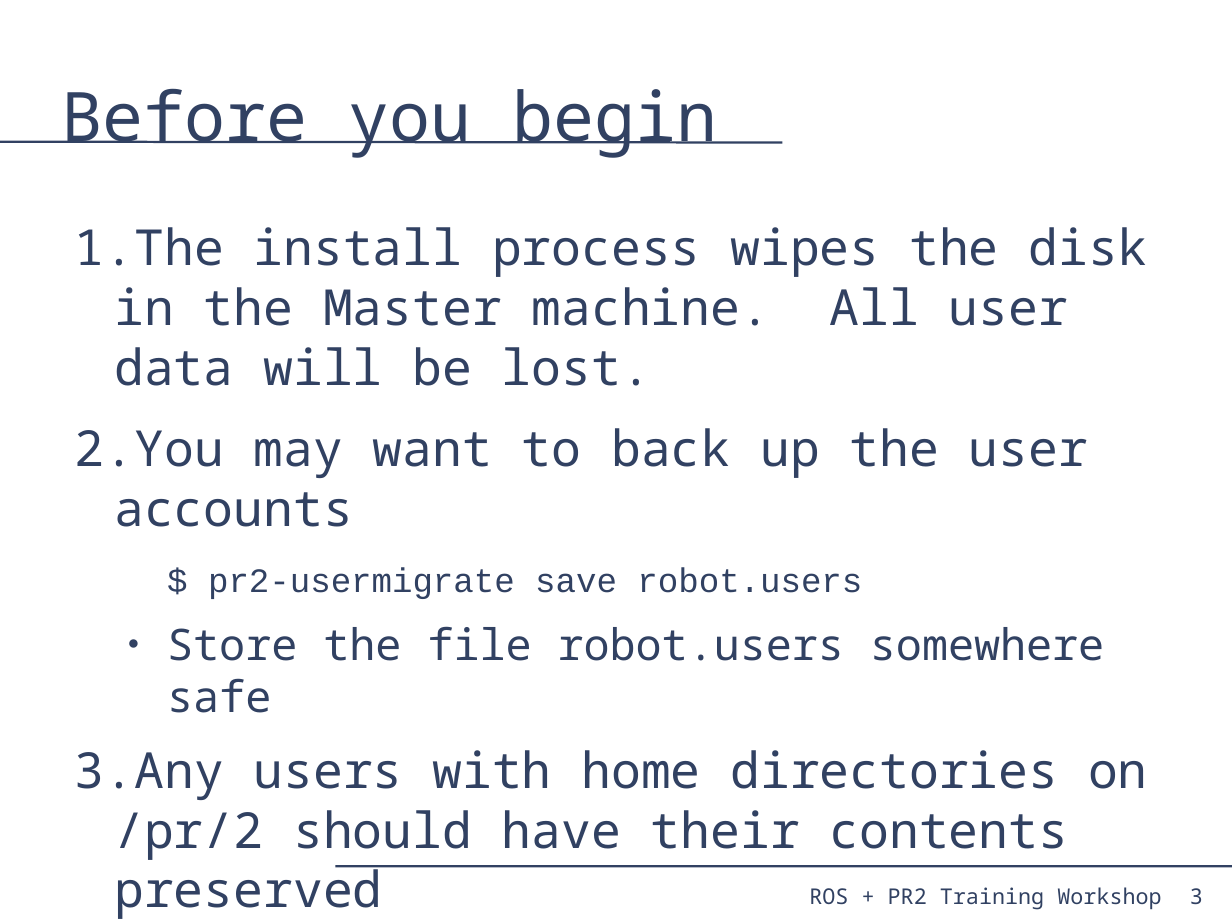
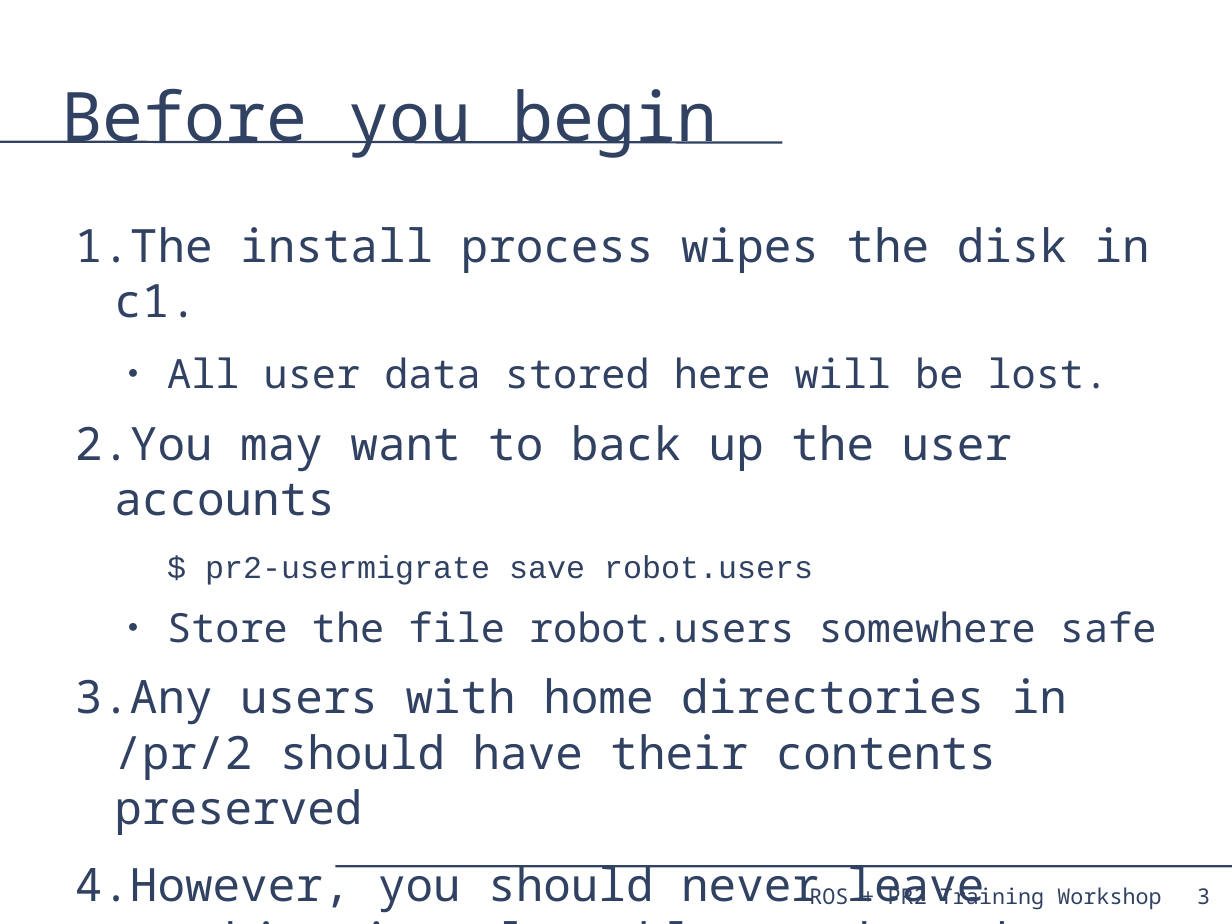
Before and after one commit to PR2/pr2_docs, a slide deck: slide 3 of pr2_training_workshop/reinstalling_pr2/reinstall.odp. Drawn at 1232x924 pixels with LibreOffice and Linux fonts; fonts in the diff are those of the drawing. Boxes give left, top, right and bottom in pixels: in the first picture for what was removed or moved away, otherwise in the second. Text is boxed around its words. In the diff, an @@ line names an element or a change of style, - is before the commit and + after.

```diff
--- a/pr2_training_workshop/reinstalling_pr2/reinstall.odp
+++ b/pr2_training_workshop/reinstalling_pr2/reinstall.odp
@@ text at [75,227,1150,389]: text changed; size 32 to 29.6 pt @@
-1. The install process wipes the disk in the Master machine. All user data will be lost.
+1. The install process wipes the disk in c1.
+  ● All user data stored here will be lost.
@@ text at [75,425,1157,913]: size 32 to 29.6 pt in "You may want to back up the ...", "However, you should never leave anything irreplaceable ..."; size 22 to 20.4 pt in "$ pr2-usermigrate save robot.users"; size 28 to 25.9 pt in "Store the file robot.users somewhere safe" @@
@@ text at [75,678,1067,835]: text changed; size 32 to 29.6 pt @@
-3. Any users with home directories on /pr/2 should have their contents preserved
+3. Any users with home directories in /pr/2 should have their contents preserved
@@ page number: place and size @@
-page number at [1190,888,1203,905]
+page number at [1197,888,1210,904]
```
Also in this commit, not shown: 5 other slides changed.
